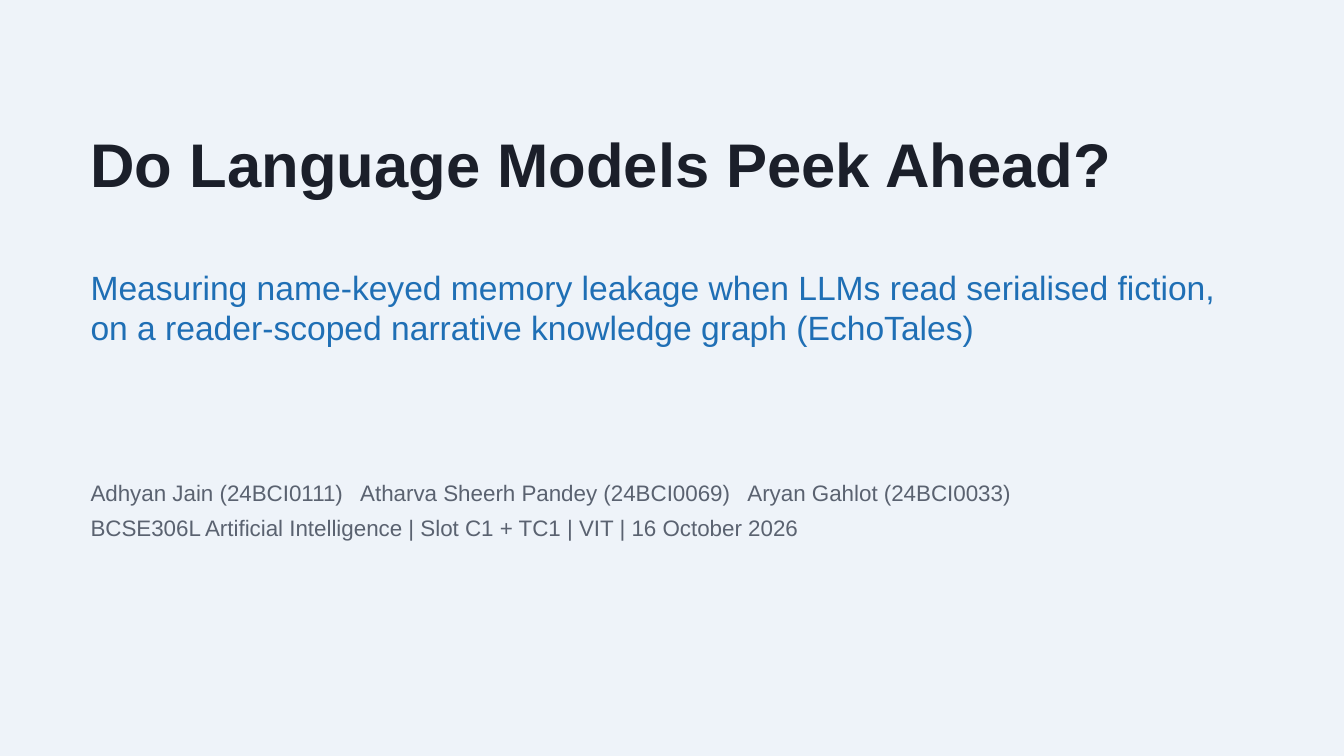
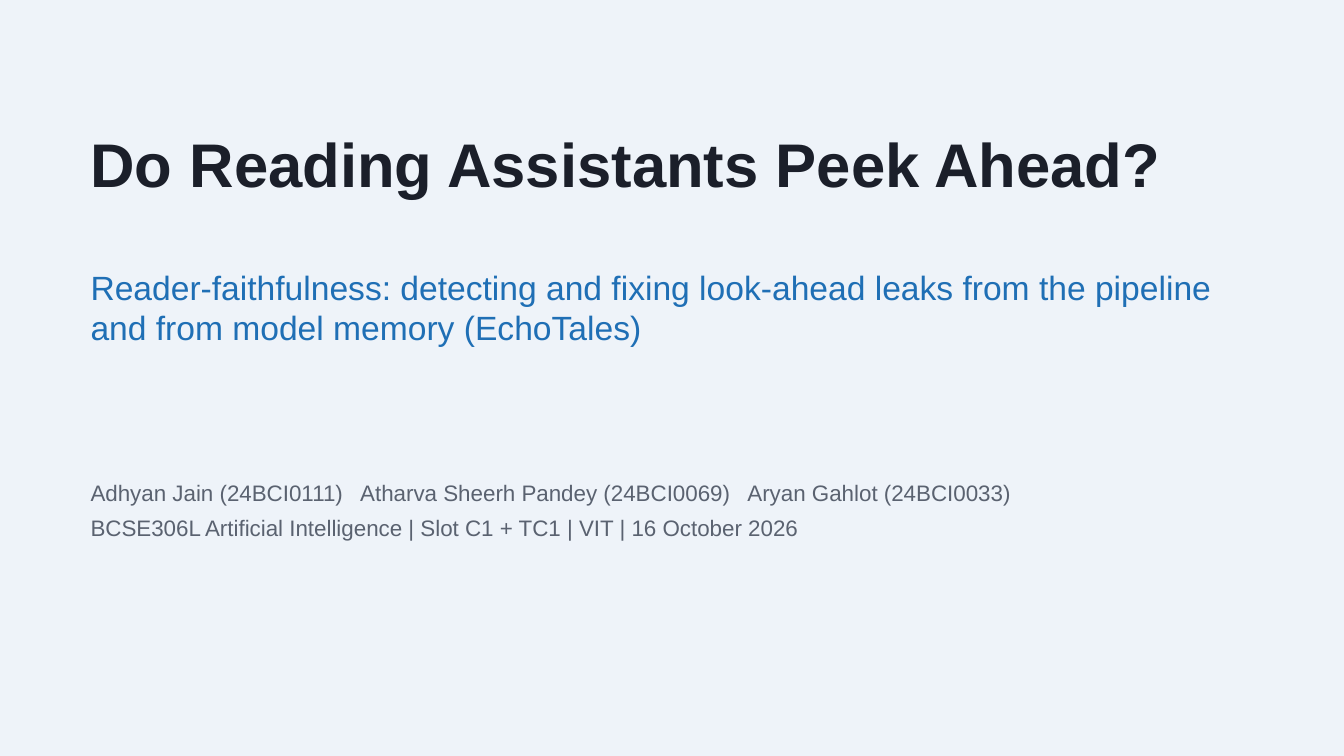
Before and after one commit to adhyan-jain/EchoTales, a slide deck: slide 1 of EchoTales_Research_Presentation.pptx. Drawn at 1344x756 pixels with LibreOffice and Linux fonts; fonts in the diff are those of the drawing. Boxes give left, top, right and bottom in pixels: in the first picture for what was removed or moved away, otherwise in the second. Text is boxed around its words. In the diff, an @@ line names an element or a change of style, - is before the commit and + after.

Commit message:
course: VIT logo on the title page, title reframed around reader-faithfulness; RF-E2E analysis adds the second-judge summary

```diff
--- a/EchoTales_Research_Presentation.pptx
+++ b/EchoTales_Research_Presentation.pptx
@@ text at bbox=[91, 142, 1160, 199]: text changed @@
-Do Language Models Peek Ahead?
+Do Reading Assistants Peek Ahead?
@@ text at bbox=[91, 275, 1211, 347]: text changed @@
-Measuring name-keyed memory leakage when LLMs read serialised fiction, on a reader-scoped narrative knowledge graph (EchoTales)
+Reader-faithfulness: detecting and fixing look-ahead leaks from the pipeline and from model memory (EchoTales)
```
Also in this commit, not shown: 9 other files.
